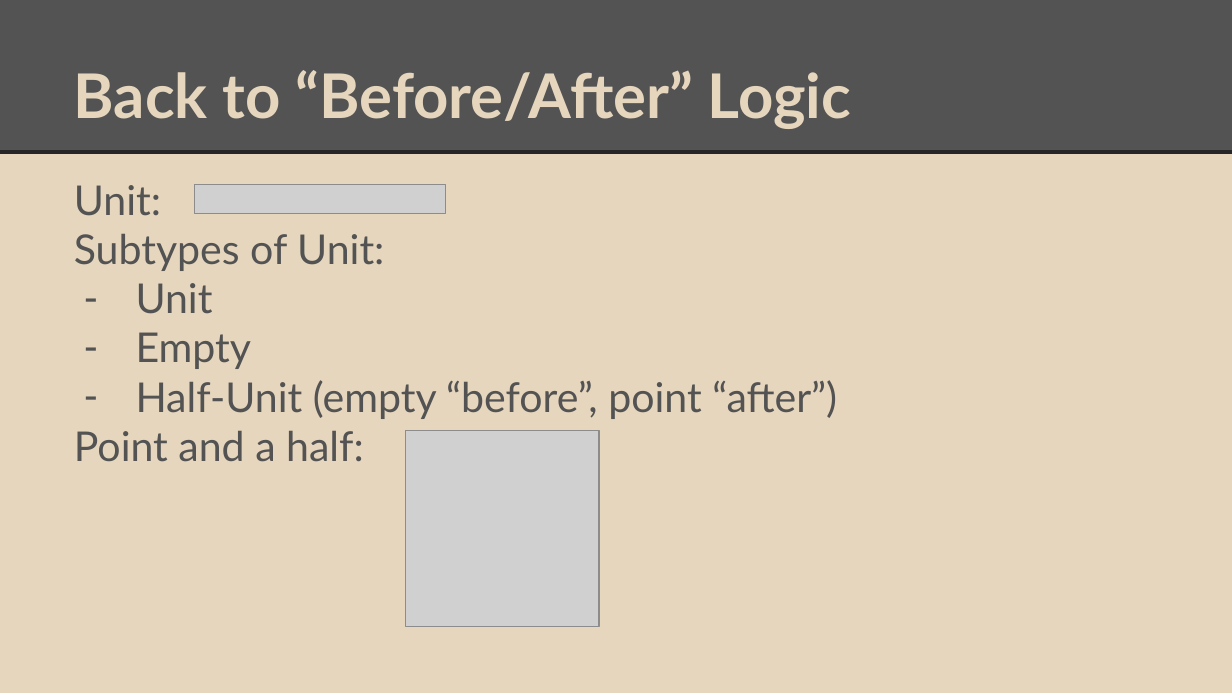
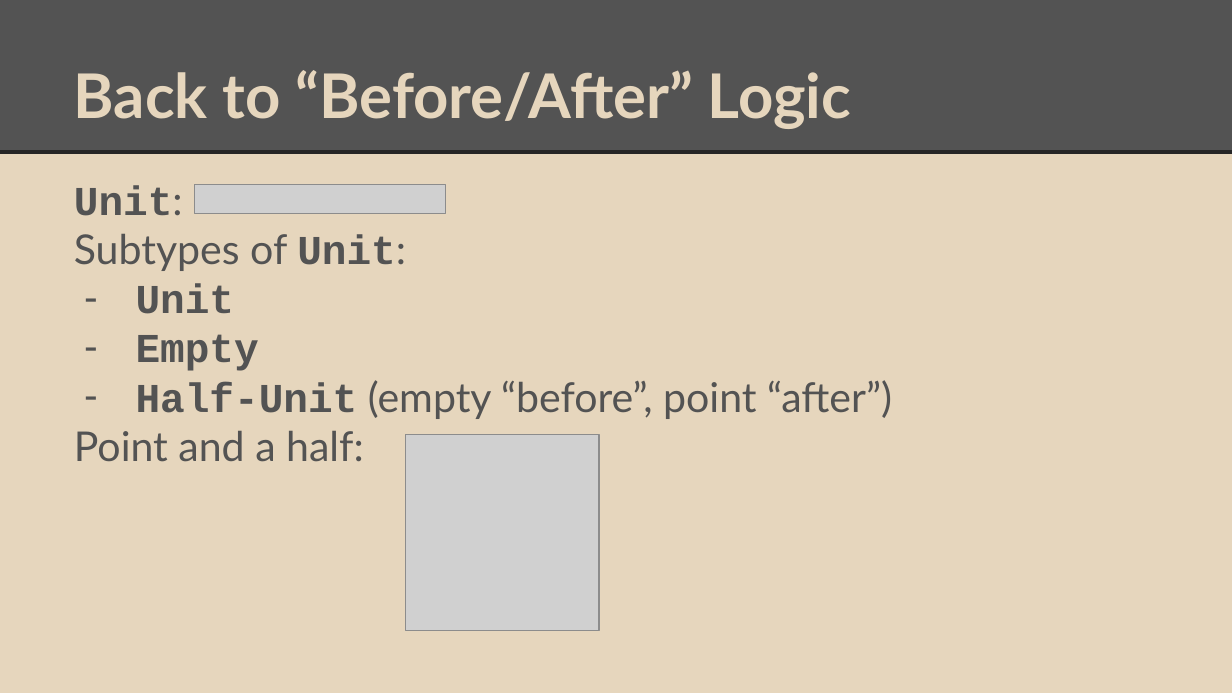
Before and after one commit to degoes-consulting/lambdaconf-2015, a slide deck: slide 33 of speakers/vpatryshev/intuitionistic-type-theory/IntroToIntuitionisticTypeTheory.pptx (slide 29 before the commit). Drawn at 1232x693 pixels with LibreOffice and Linux fonts; fonts in the diff are those of the drawing; grey boxes stand for pictures. Boxes give left, top, right and bottom in pixels: in the first picture for what was removed or moved away, otherwise in the second. Text is boxed around its words. In the diff, an @@ line names an element or a change of style, - is before the commit and + after.

Commit message:
Fixed some typos; split slides after John's suggestions.

```diff
--- a/speakers/vpatryshev/intuitionistic-type-theory/IntroToIntuitionisticTypeTheory.pptx
+++ b/speakers/vpatryshev/intuitionistic-type-theory/IntroToIntuitionisticTypeTheory.pptx
@@ text at bbox=[74, 185, 892, 419]: font Lato to Courier New, bold on in "Unit:", "Unit:", "Unit", "Empty" and 1 more places @@
@@ picture: place and size @@
-picture at bbox=[405, 430, 599, 626]
+picture at bbox=[405, 435, 599, 631]
```
Also in this commit, not shown: 23 other slides changed, 4 slides added.
